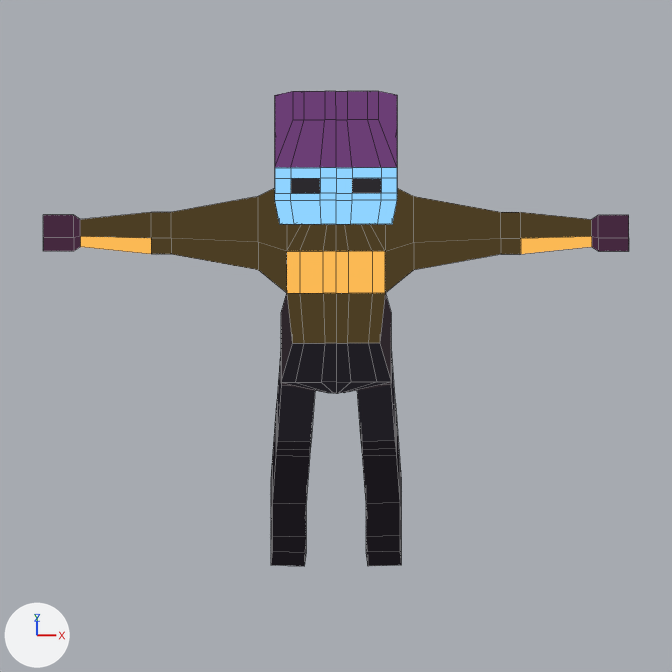
The Blender file bleed-client/blender/Zombie.blend: old version first, new version second.
Camera for both pictures: the file's camera 'Camera.001'. Lighting does not change. The marker at lower left points along +X, +Y and +Z. Mesh edges are drawn as thin lines.

In view in the first picture: 'Character'.
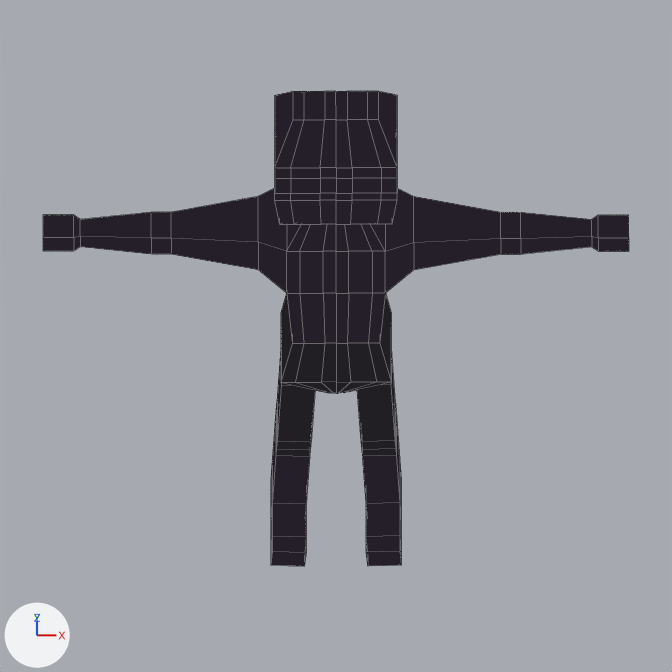
The change, as a list of edits to the scene's bpy script:
```text
Add img_shade4_png:
    img_shade4_png = load_image('shade4.png', '../palettes/shade4.png', 64, 1, 'sRGB')
Change mat_material_001:
    mat_material_001.texture: img_shade3_png -> img_shade4_png
Change me_cube_001:
    where me_cube_001.from_pydata(...)  # 154 vertices, 140 faces; spans x 0.0..5.97, y -1.05..1.82, z -3.81..7.66
    used by ob_character; location = (0.0, 0.0, 0.221); rotation_euler = (0.0, 0.0, -3.142), in degrees (0, 0, -180); scale = (0.0584, 0.0584, 0.0584)
    me_cube_001 part 1: texture (UV) coordinates of 139 of 140 faces, centred in x 0.02..5.97, y -1.05..1.82, z -3.8..7.66, changed; they spanned u 0.0..0.79, v 0.07..0.78 and now span u 0.04..0.45, v -0.03..0.72
```

Where the change shows, as pixel boxes (x1, y1, x2, y2) in the pictures (672 x 672 px):
'Character', surface changed
    both: (43, 91, 629, 566)
